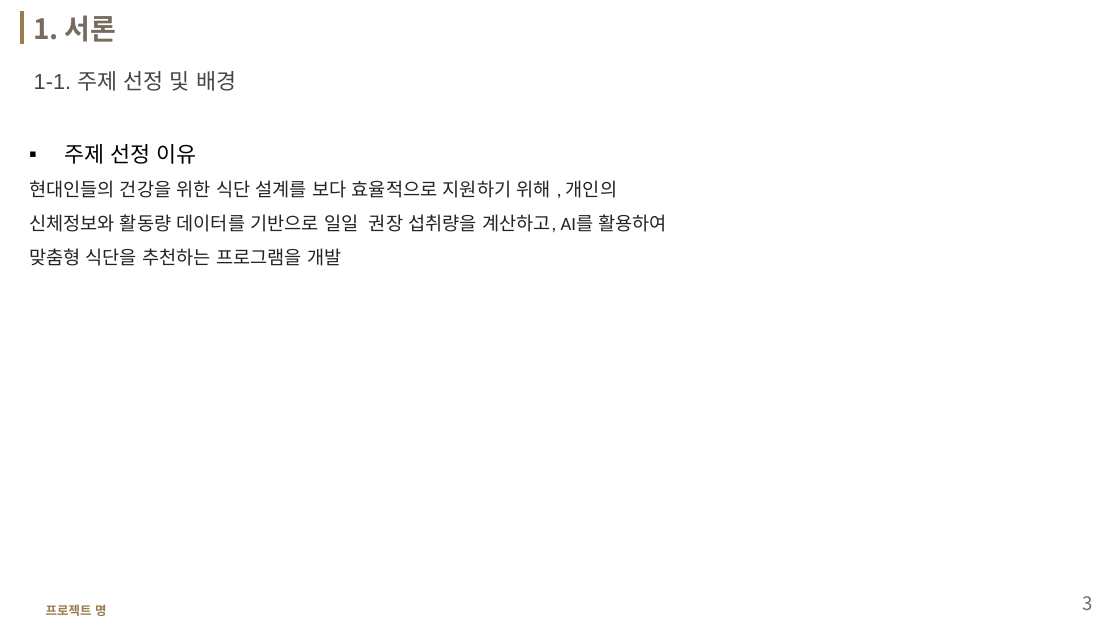
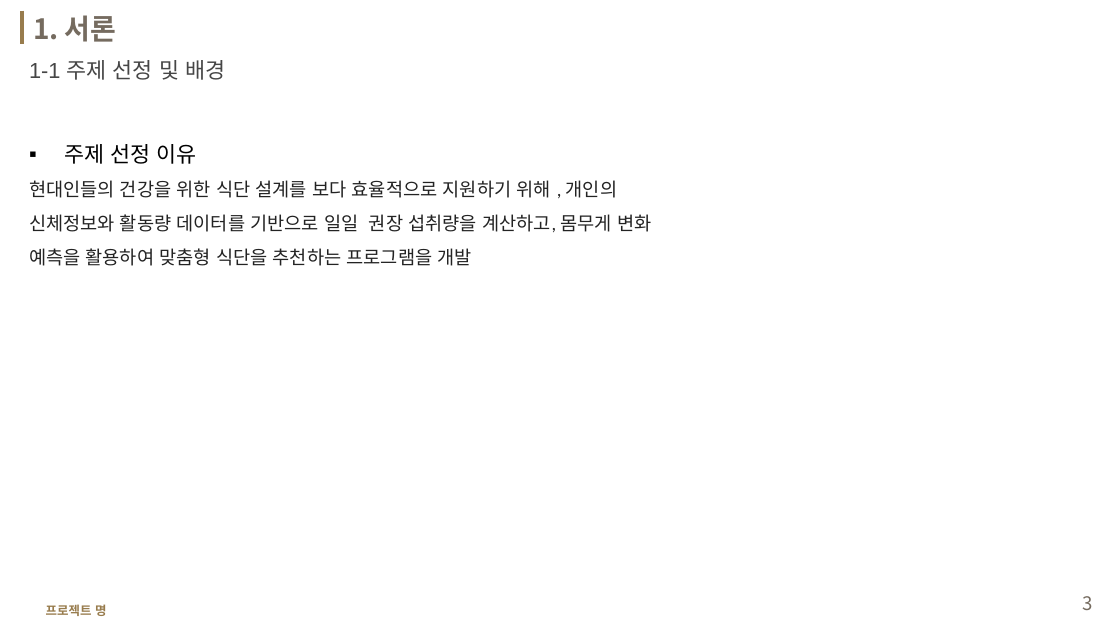
Before and after one commit to ssoom98/personal_project, a slide deck: slide 3 of ppt/발표 ppt.pptx. Drawn at 1120x630 pixels with LibreOffice and Linux fonts; fonts in the diff are those of the drawing; background and template pictures are left out. Boxes give left, top, right and bottom in pixels: in the first picture for what was removed or moved away, otherwise in the second. Text is boxed around its words. In the diff, an @@ line names an element or a change of style, - is before the commit and + after.

Commit message:
'데이터추가후재학습'

```diff
--- a/ppt/발표 ppt.pptx
+++ b/ppt/발표 ppt.pptx
@@ text at (29,60,225,80): text changed @@
-1-1. 주제 선정 및 배경
+1-1 주제 선정 및 배경
@@ text at (29,180,651,266): text changed @@
-현대인들의 건강을 위한 식단 설계를 보다 효율적으로 지원하기 위해 , 개인의 신체정보와 활동량 데이터를 기반으로 일일 권장 섭취량을 계산하고, AI를 활용하여 맞춤형 식단을 추천하는 프로그램을 개발
+현대인들의 건강을 위한 식단 설계를 보다 효율적으로 지원하기 위해 , 개인의 신체정보와 활동량 데이터를 기반으로 일일 권장 섭취량을 계산하고, 몸무게 변화 예측을 활용하여 맞춤형 식단을 추천하는 프로그램을 개발
```
Also in this commit, not shown: 7 other slides changed, 1 other file.
